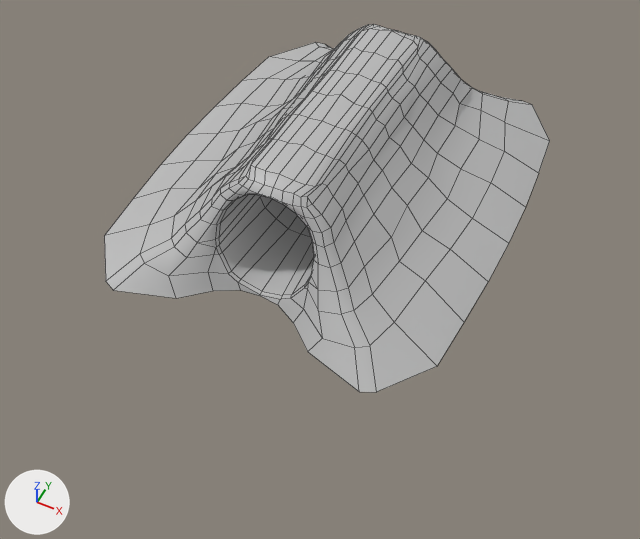
Before and after pictures for a commit that changed the FBX model Assets/Models/Tunnel.fbx.
Both versions are drawn from a 50 mm lens placed at (5.57, -11.98, 12.06), pointed at (0.25, -1.33, -1.25). The axes (+X, +Y, +Z) are drawn at lower left. The lights are the same throughout. Mesh edges are drawn as thin lines. Where no turn or scale is listed for an object, it has been applied to the vertices.
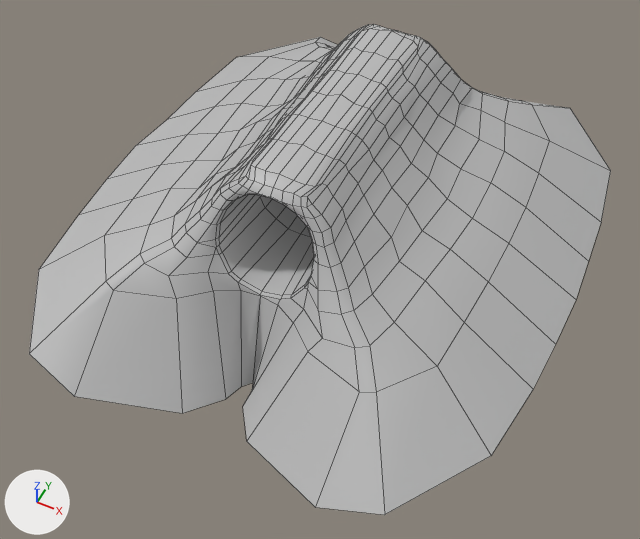
Changed parts and their boxes [x1, y1, x2, y2] in the pictures (640 x 539 px):
```json
{"object": "polySurface5", "change": "reshaped", "before": [104, 24, 550, 392], "after": [29, 24, 611, 515], "on screen": "30% wider, 33% taller"}
{"part": 1, "of": "me_mesh", "change": "added", "after": [29, 37, 611, 515]}
```

Edits to the scene script, one JSON object a line:
```json
{"block": "me_mesh", "where": "# used by ob_polysurface5; location = (0.0, 0.0, 0.85)"}
{"op": "remove", "block": "me_mesh", "code": "me_mesh.from_pydata(...)  # 499 vertices, 486 faces; spans x -3.59..3.59, y -4.32..4.32, z -1.07..1.25"}
{"op": "add", "block": "me_mesh", "code": "me_mesh.from_pydata(...)  # 535 vertices, 522 faces; spans x -5.07..5.07, y -5.93..5.97, z -3.08..1.25"}
{"block": "me_mesh", "change": "me_mesh part 1"}
{"block": "me_mesh", "change": "36 vertices are added at x -5.07..5.07, y -5.93..5.97, z -3.08..-1.87"}
{"block": "me_mesh", "change": "36 new faces join them"}
```
